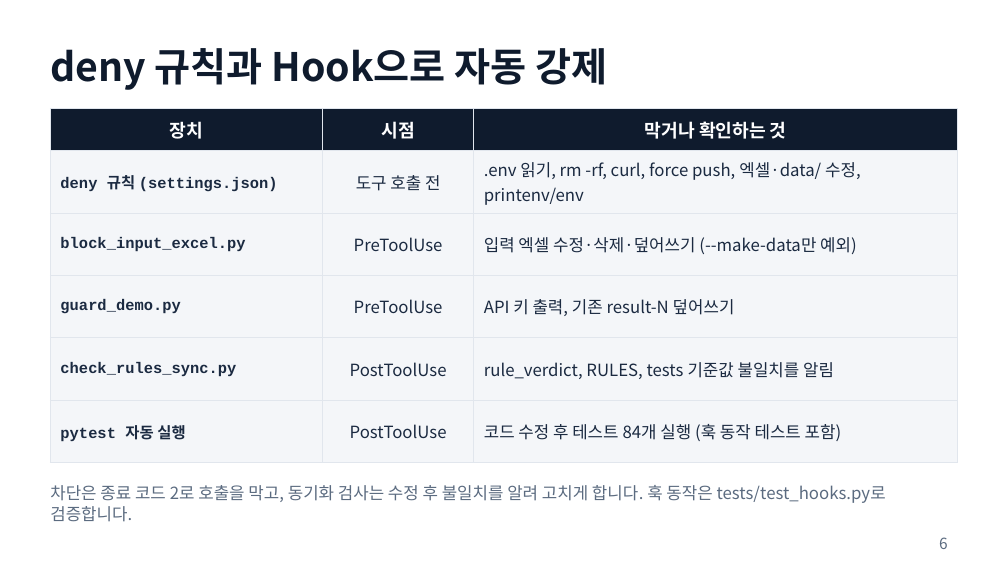
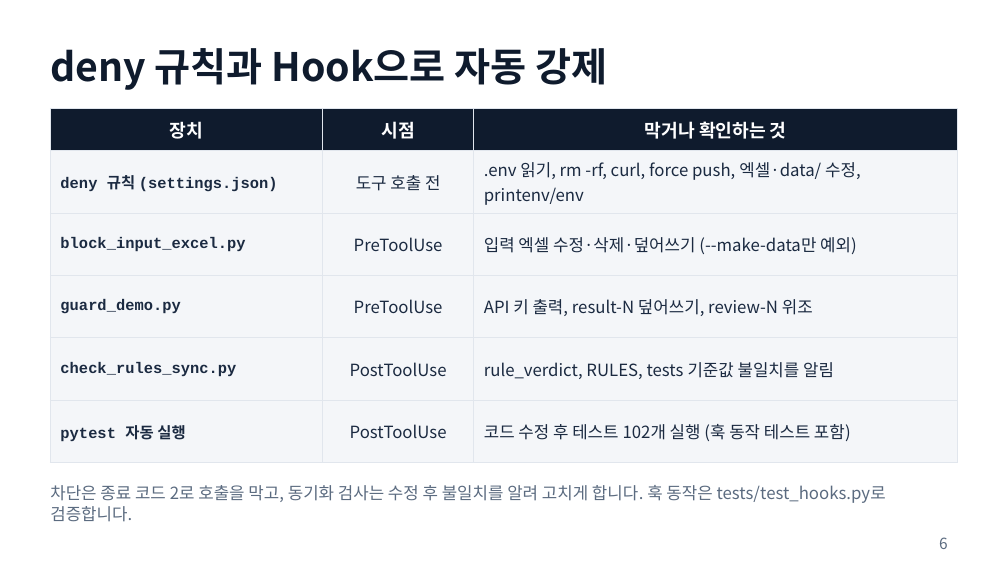
Before and after one commit to njpark22-eng/test, a slide deck: slide 6 of vibe-agent-demo-1.pptx. Drawn at 1008x567 pixels with LibreOffice and Linux fonts; fonts in the diff are those of the drawing. Boxes give left, top, right and bottom in pixels: in the first picture for what was removed or moved away, otherwise in the second. Text is boxed around its words. In the diff, an @@ line names an element or a change of style, - is before the commit and + after.

```diff
--- a/vibe-agent-demo-1.pptx
+++ b/vibe-agent-demo-1.pptx
@@ table at [50,108,958,463] @@
-row 4, column 3: API 키 출력, 기존 result-N 덮어쓰기
+row 4, column 3: API 키 출력, result-N 덮어쓰기, review-N 위조
-row 6, column 3: 코드 수정 후 테스트 84개 실행 (훅 동작 테스트 포함)
+row 6, column 3: 코드 수정 후 테스트 102개 실행 (훅 동작 테스트 포함)
```
Also in this commit, not shown: 3 other slides changed.
